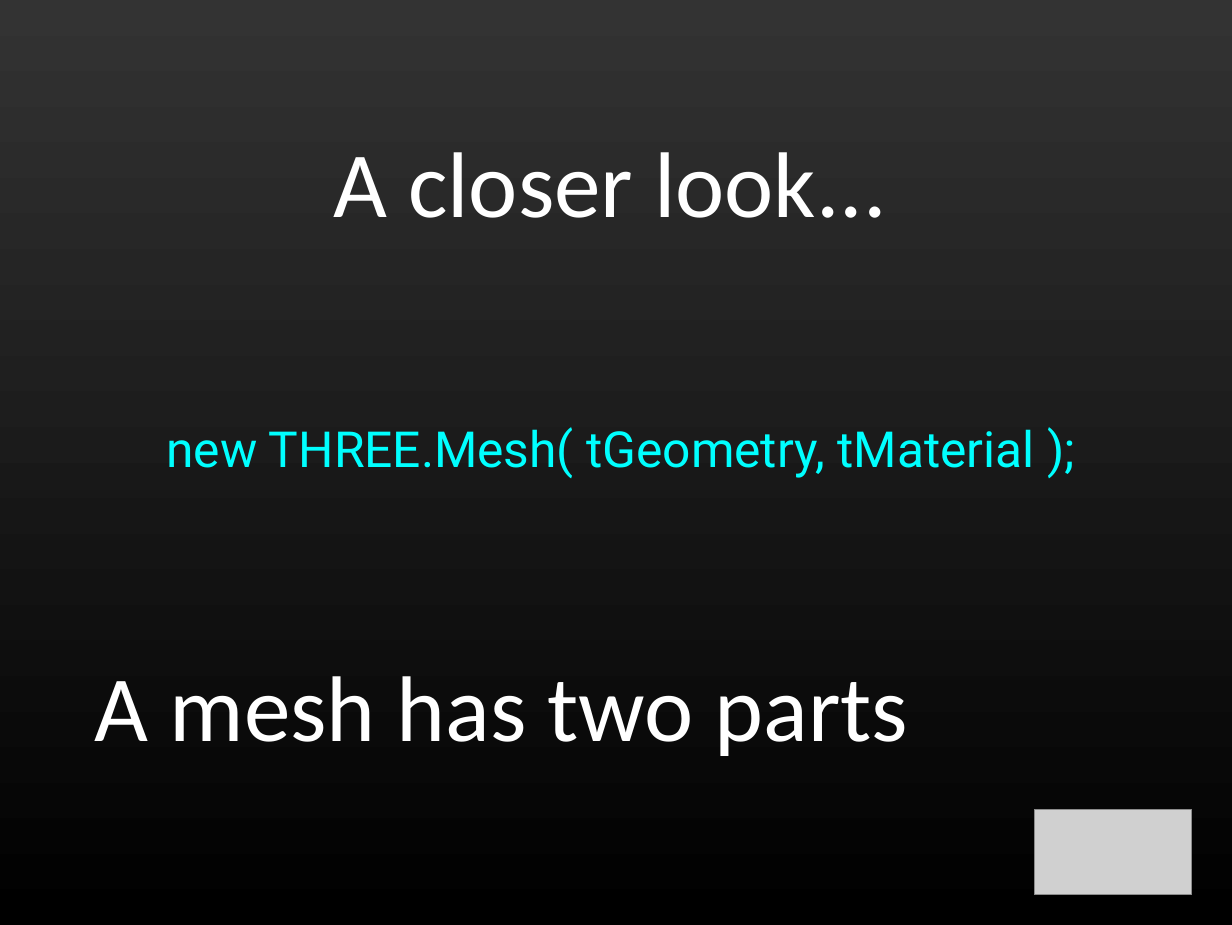
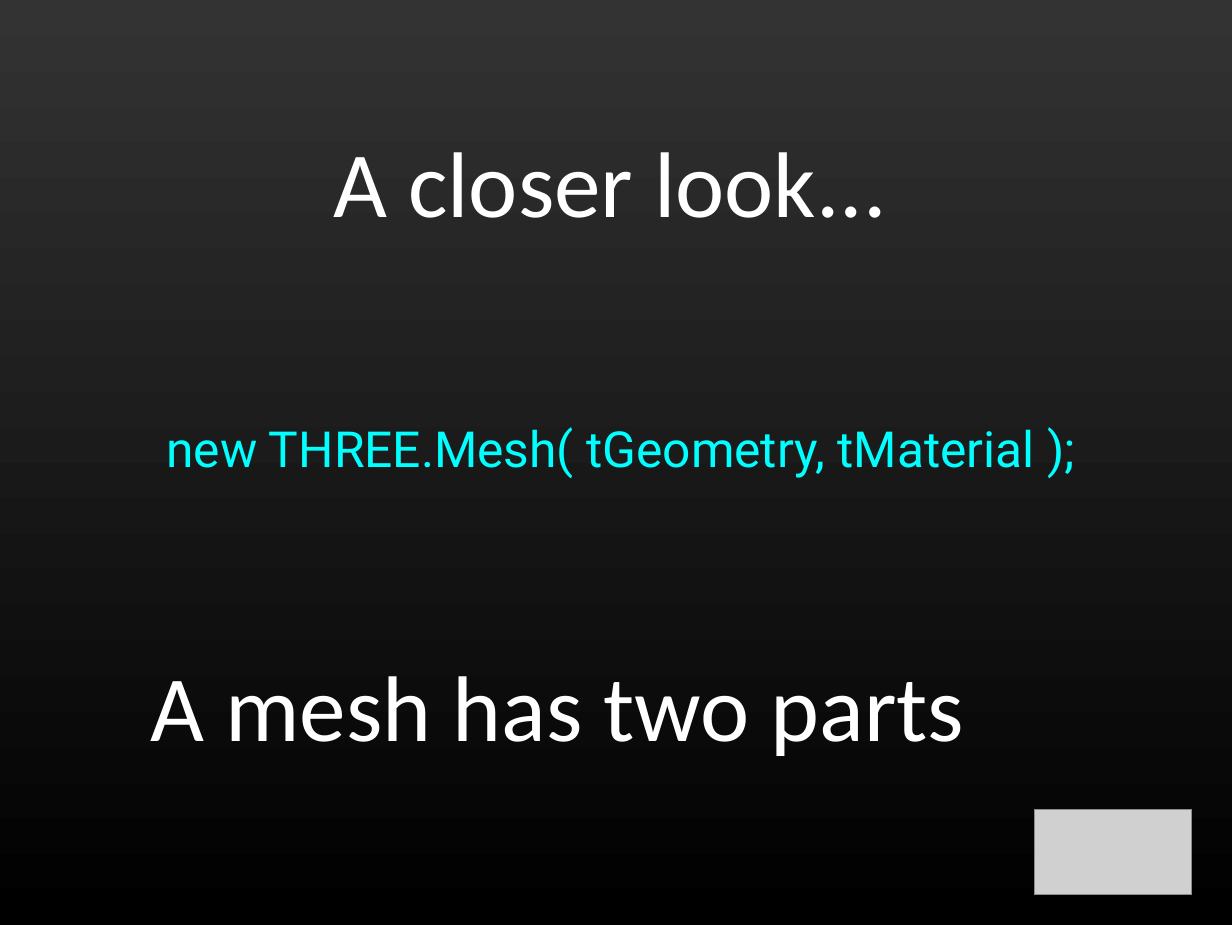
Before and after one commit to shegeek/teapots_can_fly, a slide deck: slide 22 of slides/teapots_can_fly-slides.odp. Drawn at 1232x925 pixels with LibreOffice and Linux fonts; fonts in the diff are those of the drawing; grey boxes stand for pictures. Boxes give left, top, right and bottom in pixels: in the first picture for what was removed or moved away, otherwise in the second. Text is boxed around its words. In the diff, an @@ line names an element or a change of style, - is before the commit and + after.

```diff
--- a/slides/teapots_can_fly-slides.odp
+++ b/slides/teapots_can_fly-slides.odp
@@ text "A mesh has two parts": place and size @@
-text "A mesh has two parts" at (95,676,909,756)
+text "A mesh has two parts" at (151,676,965,756)
```
Also in this commit, not shown: 5 other slides changed, 4 slides added, 2 other files.
